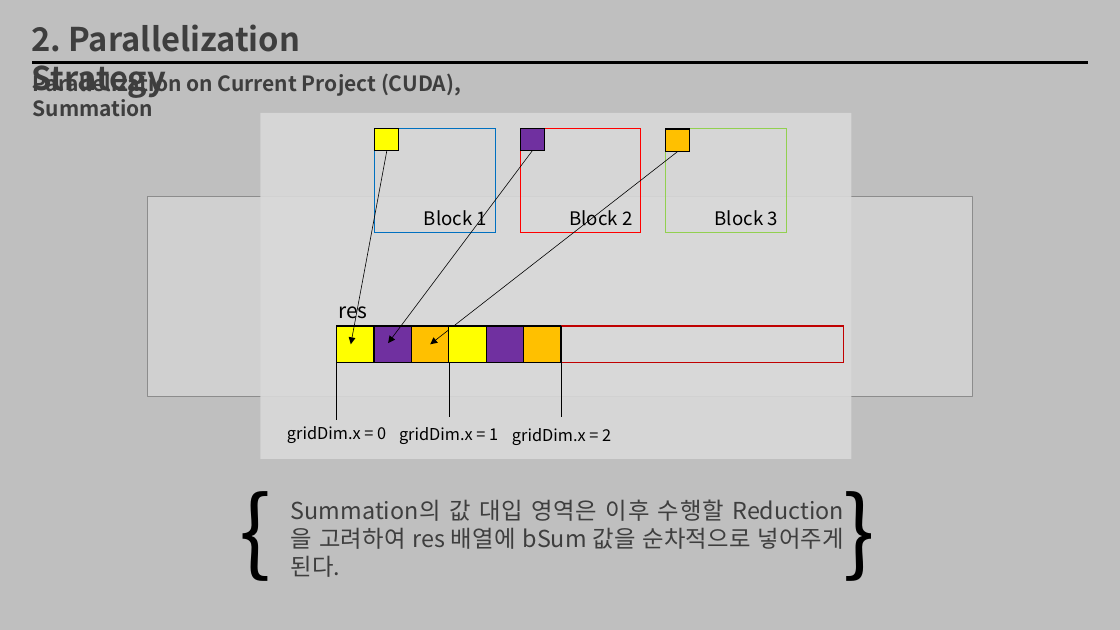
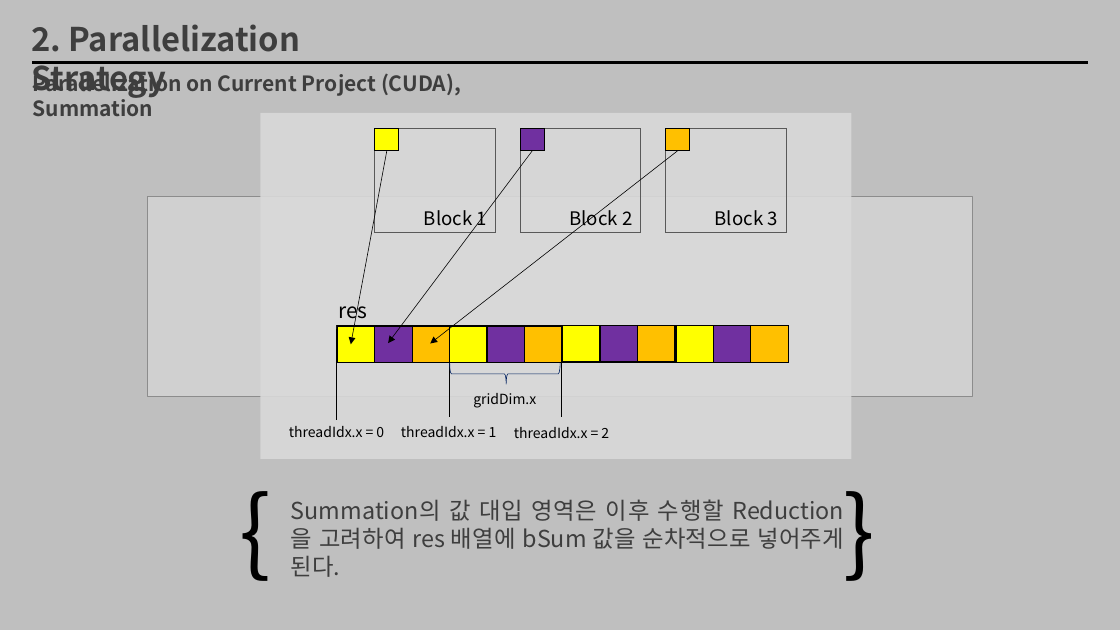
Before and after one commit to whitepurple/2020_MP_Project_1, a slide deck: slide 8 of 2팀_발표자료.pptx. Drawn at 1120x630 pixels with LibreOffice and Linux fonts; fonts in the diff are those of the drawing; grey boxes stand for pictures. Boxes give left, top, right and bottom in pixels: in the first picture for what was removed or moved away, otherwise in the second. Text is boxed around its words. In the diff, an @@ line names an element or a change of style, - is before the commit and + after.

Commit message:
Add cosideration & revise ppt

```diff
--- a/2팀_발표자료.pptx
+++ b/2팀_발표자료.pptx
@@ rectangle at box(375, 129, 496, 233): outline #0070C0 1 pt to #595959 1 pt @@
@@ rectangle at box(520, 129, 641, 233): outline #FF0000 1 pt to #595959 1 pt @@
@@ rectangle at box(665, 129, 786, 233): outline #92D050 1 pt to #595959 1 pt @@
@@ rectangle: place and size @@
-rectangle at box(337, 326, 844, 363)
+rectangle at box(337, 326, 788, 363)
@@ rectangle at box(337, 326, 788, 363): outline #C00000 1 pt to #181717 1 pt @@
@@ group added at box(450, 325, 789, 408): 6 rectangles, 1 left brace, 1 text @@
+gridDim.x
@@ text at box(289, 426, 384, 437): text changed; size 14 to 12 pt @@
-gridDim.x = 0
+threadIdx.x = 0
@@ text at box(401, 426, 497, 437): text changed; size 14 to 12 pt @@
-gridDim.x = 1
+threadIdx.x = 1
@@ text at box(514, 427, 609, 438): text changed; size 14 to 12 pt @@
-gridDim.x = 2
+threadIdx.x = 2
```
Also in this commit, not shown: 1 other file.
